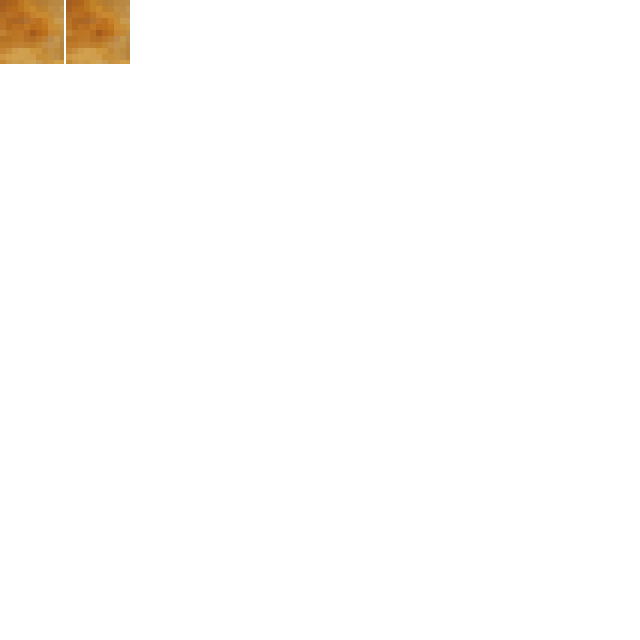
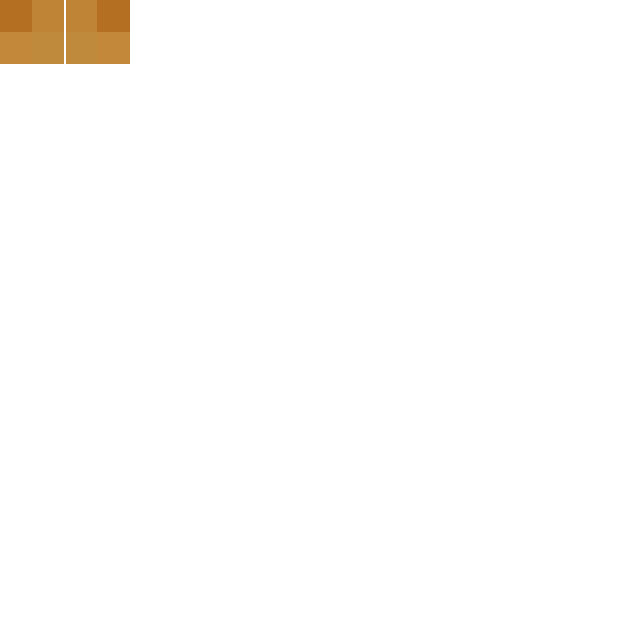
Layers edited between the first and the second (640, 640) image:
painted on "Ground 2" over [66, 0, 130, 64]
painted on "Ground 1" over [0, 0, 64, 64]
